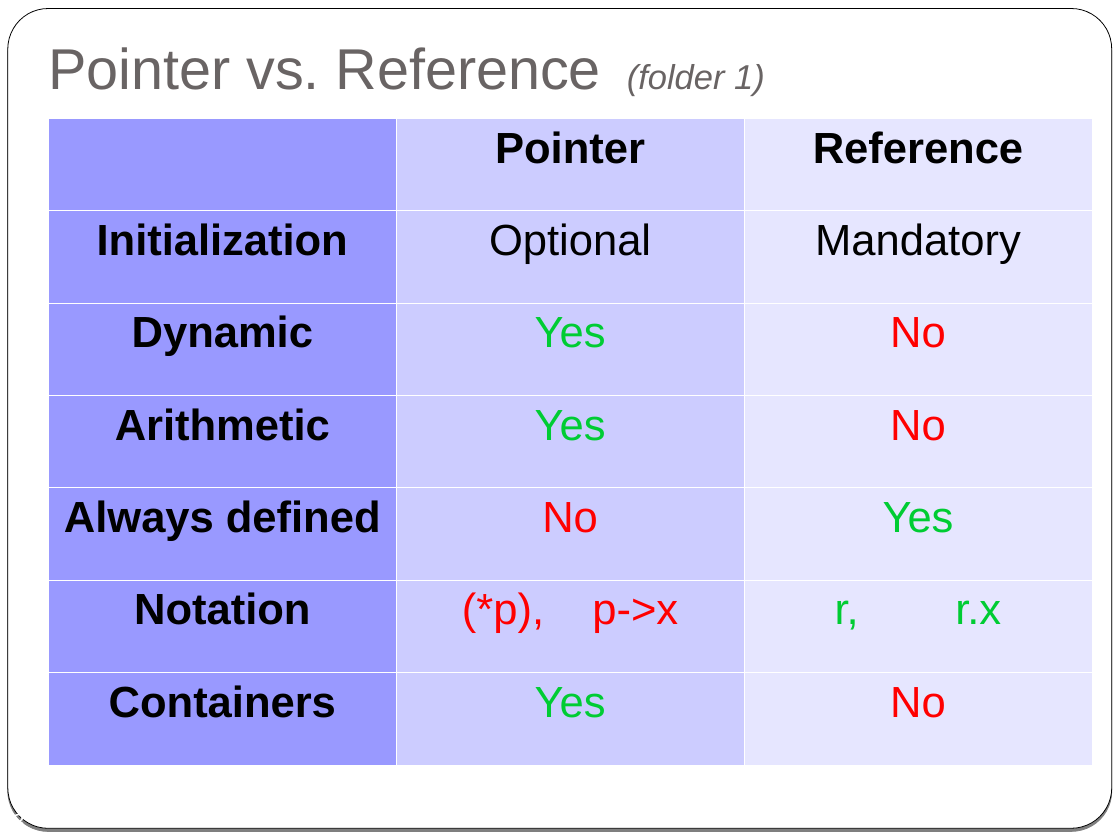
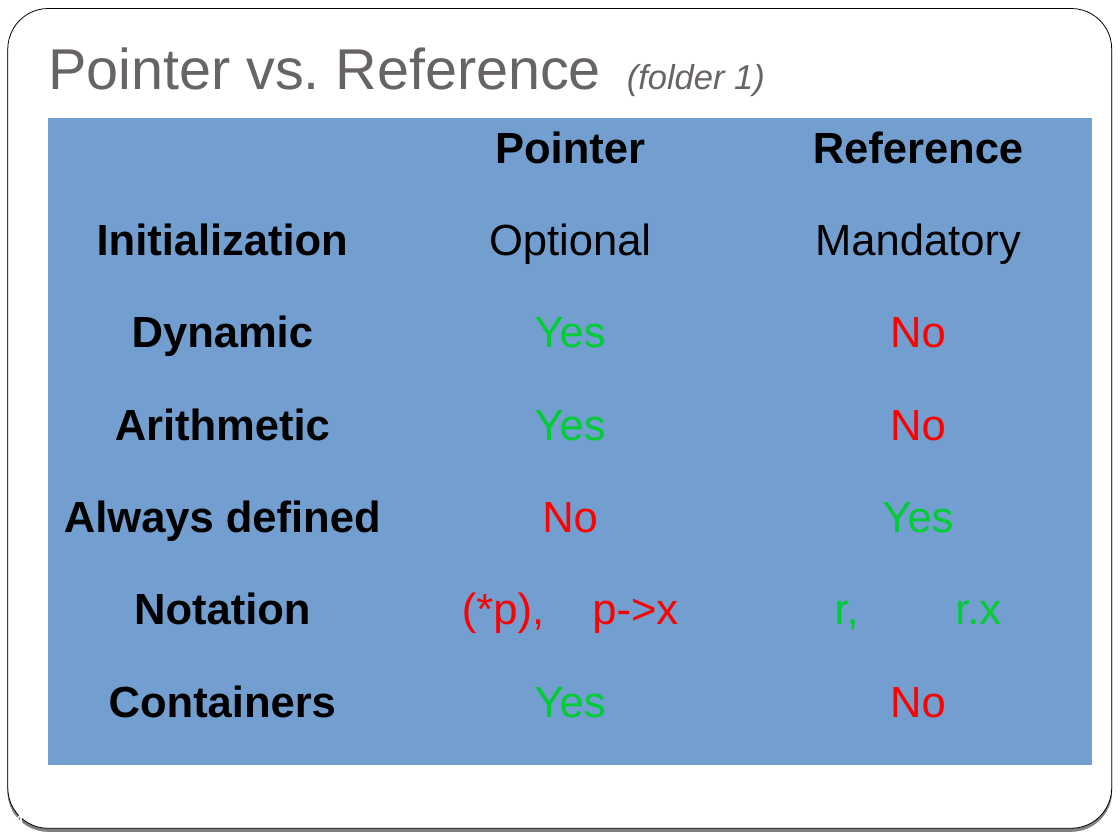
Before and after one commit to cpp-at-ariel/cpp-5779, a slide deck: slide 4 of week03-reference-const/slides-2-reference.odp (slide 3 before the commit). Drawn at 1120x840 pixels with LibreOffice and Linux fonts; fonts in the diff are those of the drawing. Boxes give left, top, right and bottom in pixels: in the first picture for what was removed or moved away, otherwise in the second. Text is boxed around its words. In the diff, an @@ line names an element or a change of style, - is before the commit and + after.

```diff
--- a/week03-reference-const/slides-2-reference.odp
+++ b/week03-reference-const/slides-2-reference.odp
@@ table at (x1=48, y1=118, x2=1093, y2=765) @@
@@ fill #9999FF to #729FCF in 7 cells @@
@@ fill #CCCCFF to #729FCF in 7 cells @@
@@ fill #E6E6FF to #729FCF in 7 cells @@
@@ borders changed @@
@@ page number at (x1=13, y1=812, x2=25, y2=824): text changed @@
-3
+4
```
Also in this commit, not shown: 4 other slides changed, 1 slide removed, 13 other files.
